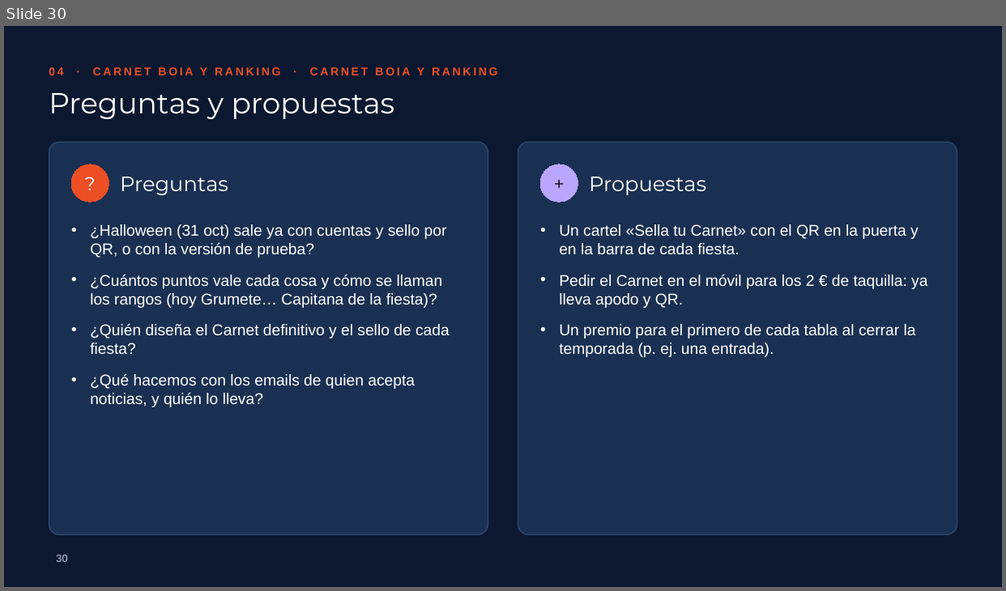
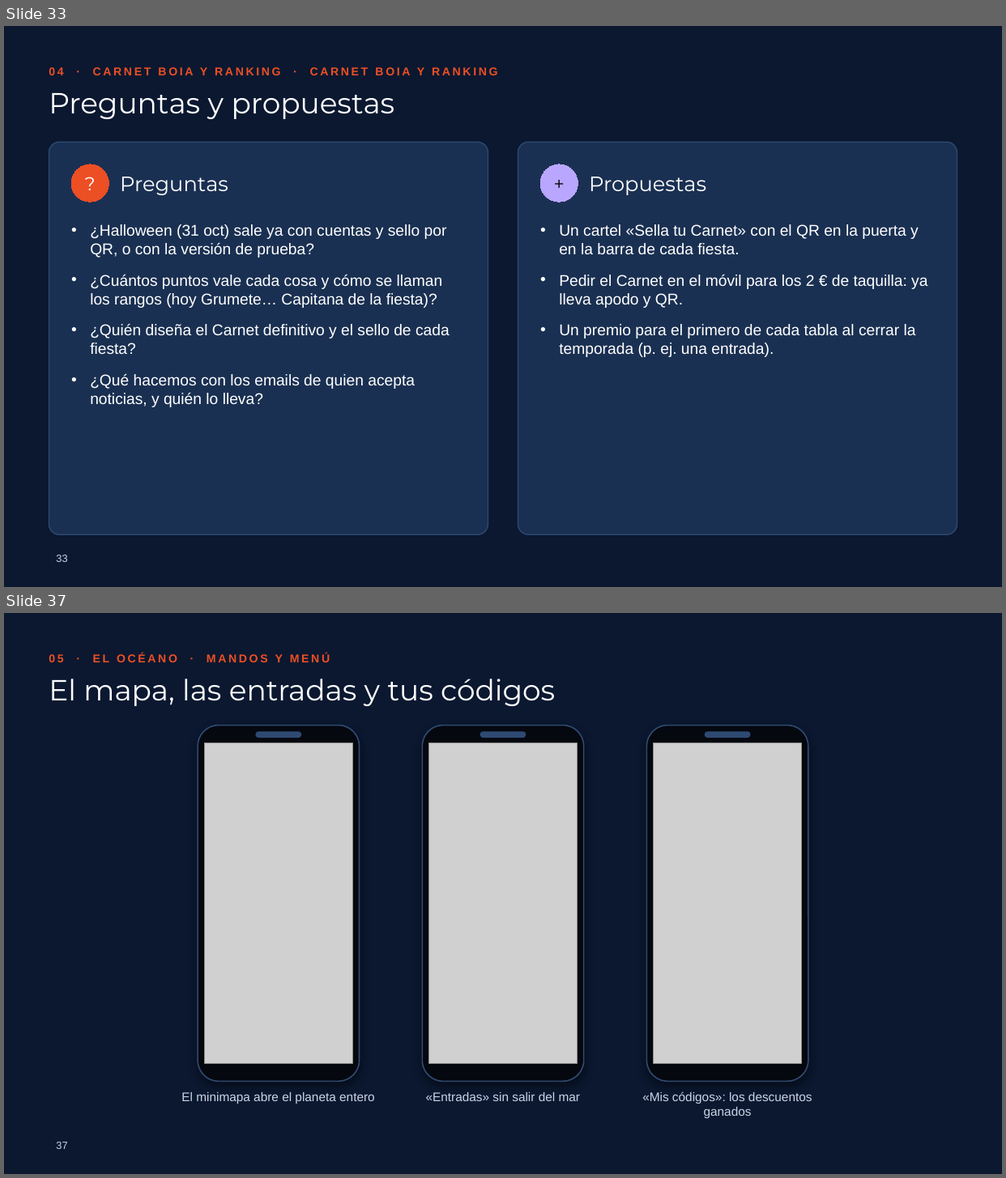
Before and after one commit to picodepato/boia-planet-web, a slide deck: docs/presentacion/boia-planet.pptx. Shown one above the other, each under a label of ours: slide 30 before the commit, slides 33 and 37 after it; the slides between them are not shown. The pictures are 1006x591 and 1006x1178 pixels, drawn with LibreOffice and Linux fonts; fonts in the diff are those of the drawing; grey boxes stand for pictures; background and template pictures are left out. Boxes give left, top, right and bottom in pixels: in the first picture for what was removed or moved away, otherwise in the second. Text is boxed around its words. In the diff, an @@ line names an element or a change of style, - is before the commit and + after.

```diff
--- a/docs/presentacion/boia-planet.pptx
+++ b/docs/presentacion/boia-planet.pptx
@@ slide 37 added at box(4, 613, 1002, 1174), background #0B1830 @@
@@ text added at box(49, 653, 330, 662), 11 pt, text #EC4F24, bold @@
+05 · EL OCÉANO · MANDOS Y MENÚ
@@ title added at box(49, 679, 555, 706), 28 pt, text #FFFFFF @@
+El mapa, las entradas y tus códigos
@@ rounded rectangle added at box(198, 726, 360, 1082), fill #05080F, outline #2F4A72 1.25 pt @@
@@ rounded rectangle added at box(256, 732, 301, 737), fill #2F4A72, outline #2F4A72 1 pt @@
@@ rounded rectangle added at box(423, 726, 584, 1082), fill #05080F, outline #2F4A72 1.25 pt @@
@@ rounded rectangle added at box(481, 732, 526, 737), fill #2F4A72, outline #2F4A72 1 pt @@
@@ rounded rectangle added at box(647, 726, 809, 1082), fill #05080F, outline #2F4A72 1.25 pt @@
@@ rounded rectangle added at box(705, 732, 750, 737), fill #2F4A72, outline #2F4A72 1 pt @@
@@ picture added at box(205, 743, 353, 1063) @@
@@ picture added at box(429, 743, 577, 1063) @@
@@ picture added at box(654, 743, 802, 1063) @@
@@ text added at box(181, 1093, 375, 1104), 12 pt, text #C9D4E6 @@
+El minimapa abre el planeta entero
@@ text added at box(426, 1093, 580, 1101), 12 pt, text #C9D4E6 @@
+«Entradas» sin salir del mar
@@ text added at box(642, 1092, 812, 1118), 12 pt, text #C9D4E6 @@
+«Mis códigos»: los descuentos ganados
@@ page number added at box(56, 1142, 67, 1149), 10 pt, text #C9D4E6 @@
+37
@@ what was slide 30 is now slide 33 @@
@@ page number at box(56, 555, 67, 562): text changed @@
-30
+33
```
Also in this commit, not shown: 4 slides changed, 29 other slides added, 3 slides removed, 9 other files.
